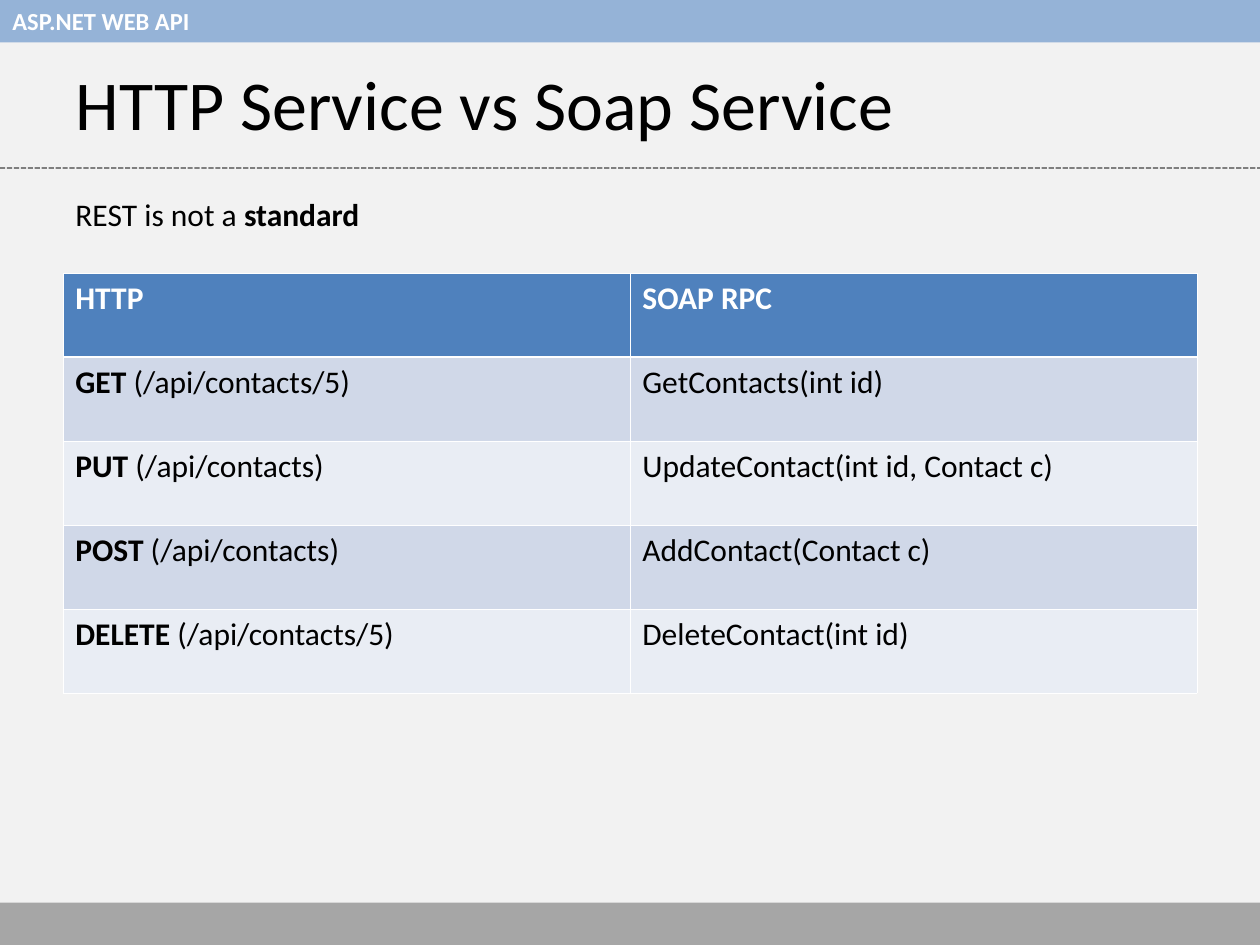
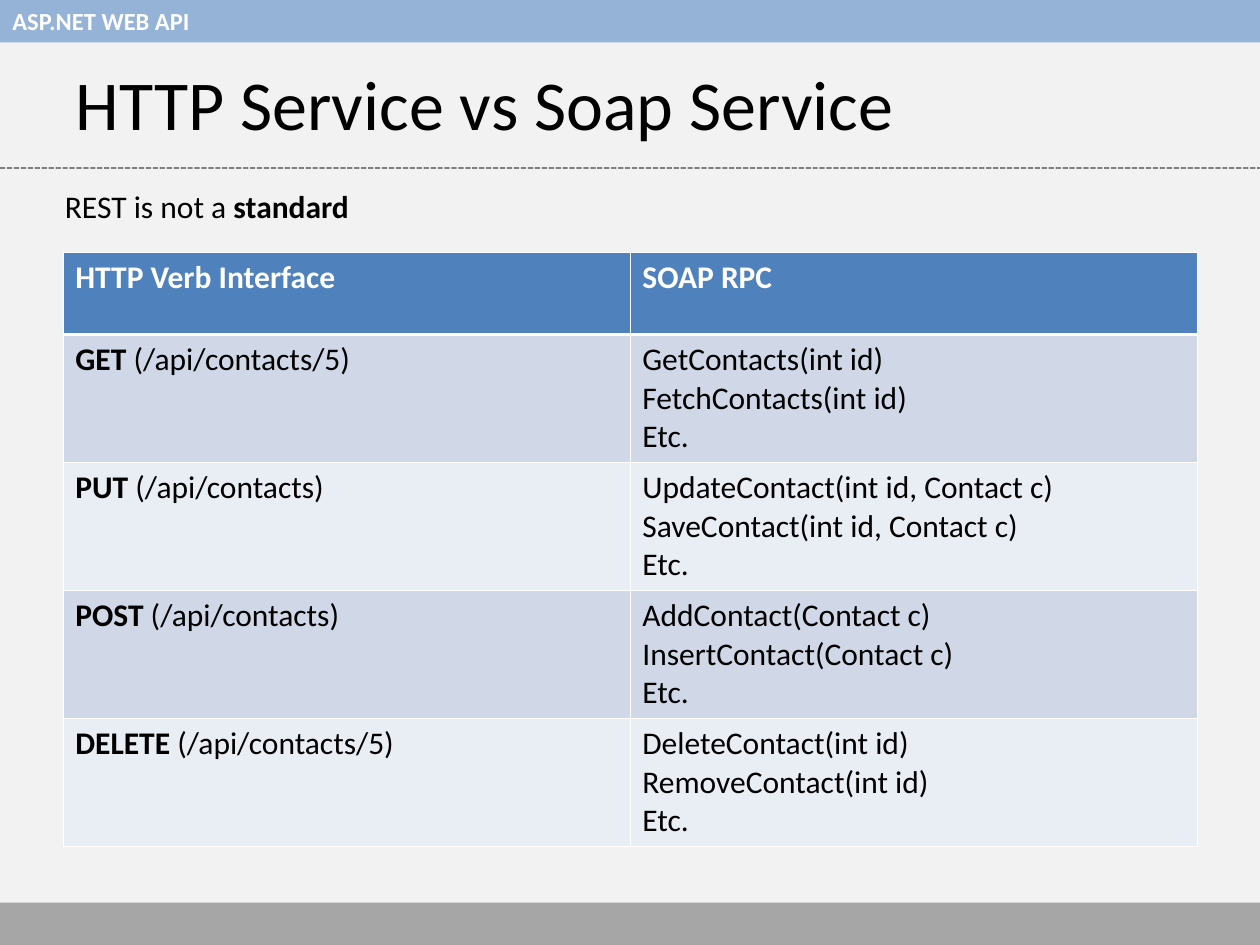
Before and after one commit to thaslam/hartford-code-camp-5, a slide deck: slide 9 of web-api-presentation.ppt. Drawn at 1260x945 pixels with LibreOffice and Linux fonts; fonts in the diff are those of the drawing. Boxes give left, top, right and bottom in pixels: in the first picture for what was removed or moved away, otherwise in the second. Text is boxed around its words. In the diff, an @@ line names an element or a change of style, - is before the commit and + after.

```diff
--- a/web-api-presentation.ppt
+++ b/web-api-presentation.ppt
@@ text "REST is not a standard": place and size @@
-text "REST is not a standard" at [75, 204, 359, 227]
+text "REST is not a standard" at [65, 196, 348, 219]
@@ table at [63, 252, 1197, 840] @@
-row 1, column 1: HTTP
+row 1, column 1: HTTP Verb Interface
-row 2, column 2: GetContacts(int id)
+row 2, column 2: GetContacts(int id) / FetchContacts(int id) / Etc.
-row 3, column 2: UpdateContact(int id, Contact c)
+row 3, column 2: UpdateContact(int id, Contact c) / SaveContact(int id, Contact c) / Etc.
-row 4, column 2: AddContact(Contact c)
+row 4, column 2: AddContact(Contact c) / InsertContact(Contact c) / Etc.
-row 5, column 2: DeleteContact(int id)
+row 5, column 2: DeleteContact(int id) / RemoveContact(int id) / Etc.
@@ table: place and size @@
-table at [63, 273, 1197, 693]
+table at [63, 252, 1197, 840]
```
Also in this commit, not shown: 4 other slides changed, 3 other files.
